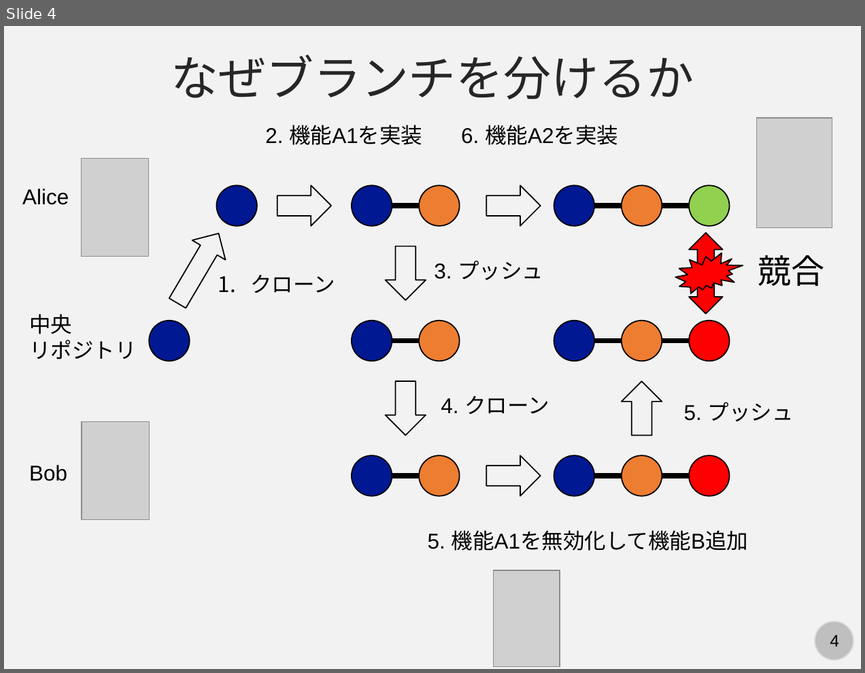
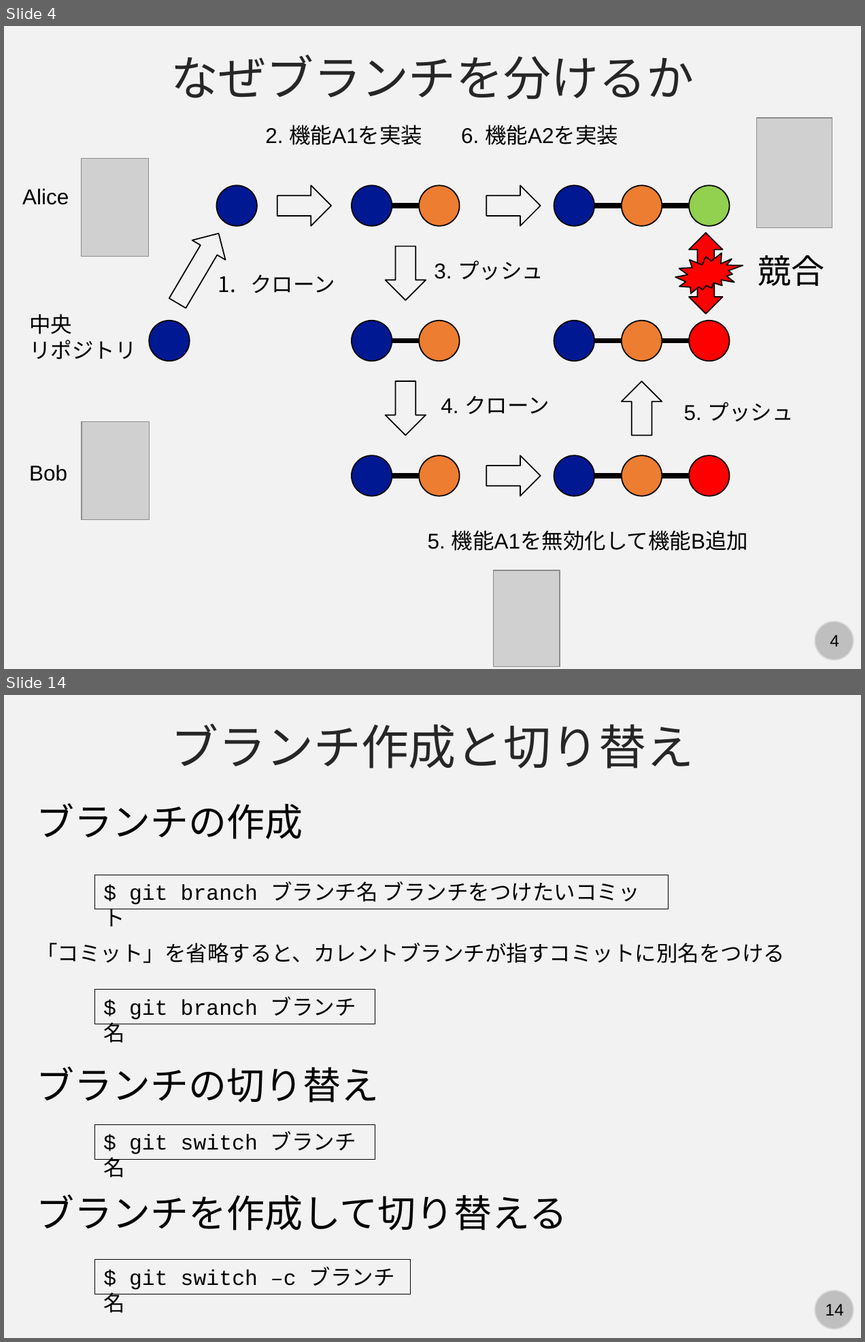
Before and after one commit to kaityo256/github, a slide deck: branch/fig/slide.pptx. Shown one above the other, each under a label of ours: slide 4 before the commit, slides 4 and 14 after it; the slides between them are not shown. The pictures are 865x673 and 865x1342 pixels, drawn with LibreOffice and Linux fonts; fonts in the diff are those of the drawing; grey boxes stand for pictures. Boxes give left, top, right and bottom in pixels: in the first picture for what was removed or moved away, otherwise in the second. Text is boxed around its words. In the diff, an @@ line names an element or a change of style, - is before the commit and + after.

```diff
--- a/branch/fig/slide.pptx
+++ b/branch/fig/slide.pptx
@@ slide 14 added at [4,695,861,1338], background #F2F2F2; not listed: 2 template elements that a slide beside it also shows @@
@@ text added at [171,724,694,768], 40 pt, text #262626 @@
+ブランチ作成と切り替え
@@ text added at [36,803,303,839], 32 pt, text #000000 @@
+ブランチの作成
@@ rectangle added at [95,875,667,909], outline #000000 0.75 pt, 18 pt, text #000000 @@
+$ git branch ブランチ名 ブランチをつけたいコミット
@@ text added at [36,943,785,963], 18 pt, text #000000 @@
+「コミット」を省略すると、カレントブランチが指すコミットに別名をつける
@@ rectangle added at [95,989,374,1024], outline #000000 0.75 pt, 18 pt, text #000000 @@
+$ git branch ブランチ名
@@ text added at [36,1066,379,1102], 32 pt, text #000000 @@
+ブランチの切り替え
@@ rectangle added at [95,1124,374,1159], outline #000000 0.75 pt, 18 pt, text #000000 @@
+$ git switch ブランチ名
@@ text added at [36,1194,567,1230], 32 pt, text #000000 @@
+ブランチを作成して切り替える
@@ rectangle added at [95,1259,410,1293], outline #000000 0.75 pt, 18 pt, text #000000 @@
+$ git switch –c ブランチ名
```
Also in this commit, not shown: 2 slides changed, 13 other slides added, 1 other file.
